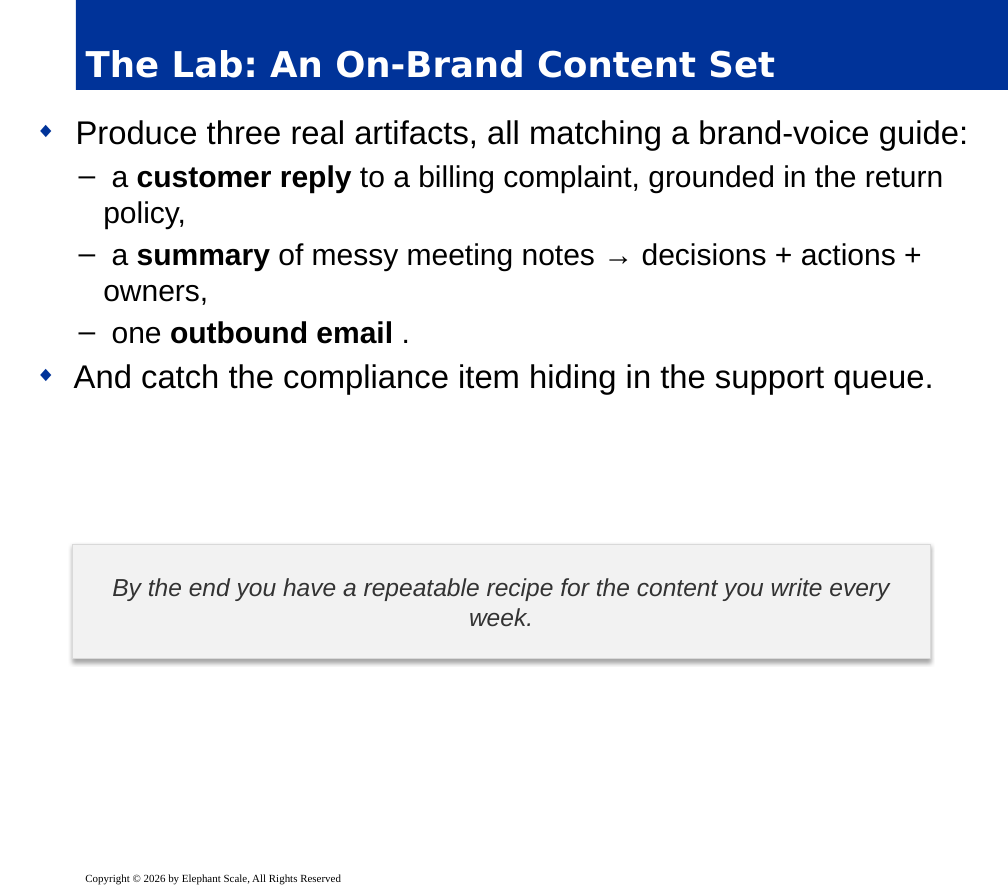
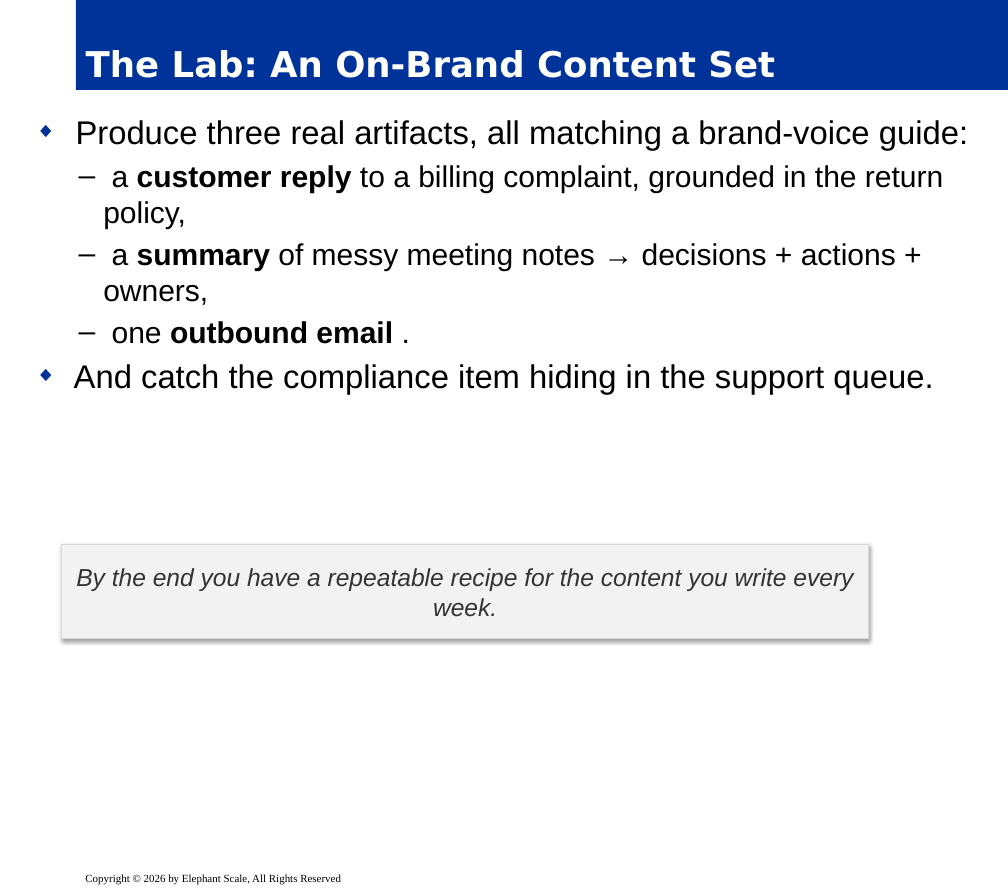
Before and after one commit to elephantscale/Prompt_Engineering_for_Business_Professionals, a slide deck: slide 11 of slides/release/03-business-scenarios.pptx. Drawn at 1008x892 pixels with LibreOffice and Linux fonts; fonts in the diff are those of the drawing; background and template pictures are left out. Boxes give left, top, right and bottom in pixels: in the first picture for what was removed or moved away, otherwise in the second. Text is boxed around its words. In the diff, an @@ line names an element or a change of style, - is before the commit and + after.

```diff
--- a/slides/release/03-business-scenarios.pptx
+++ b/slides/release/03-business-scenarios.pptx
@@ rectangle "By the end you have ...": place and size @@
-rectangle "By the end you have ..." at (72, 545, 929, 660)
+rectangle "By the end you have ..." at (61, 545, 868, 639)
```
Also in this commit, not shown: 6 other slides changed.
